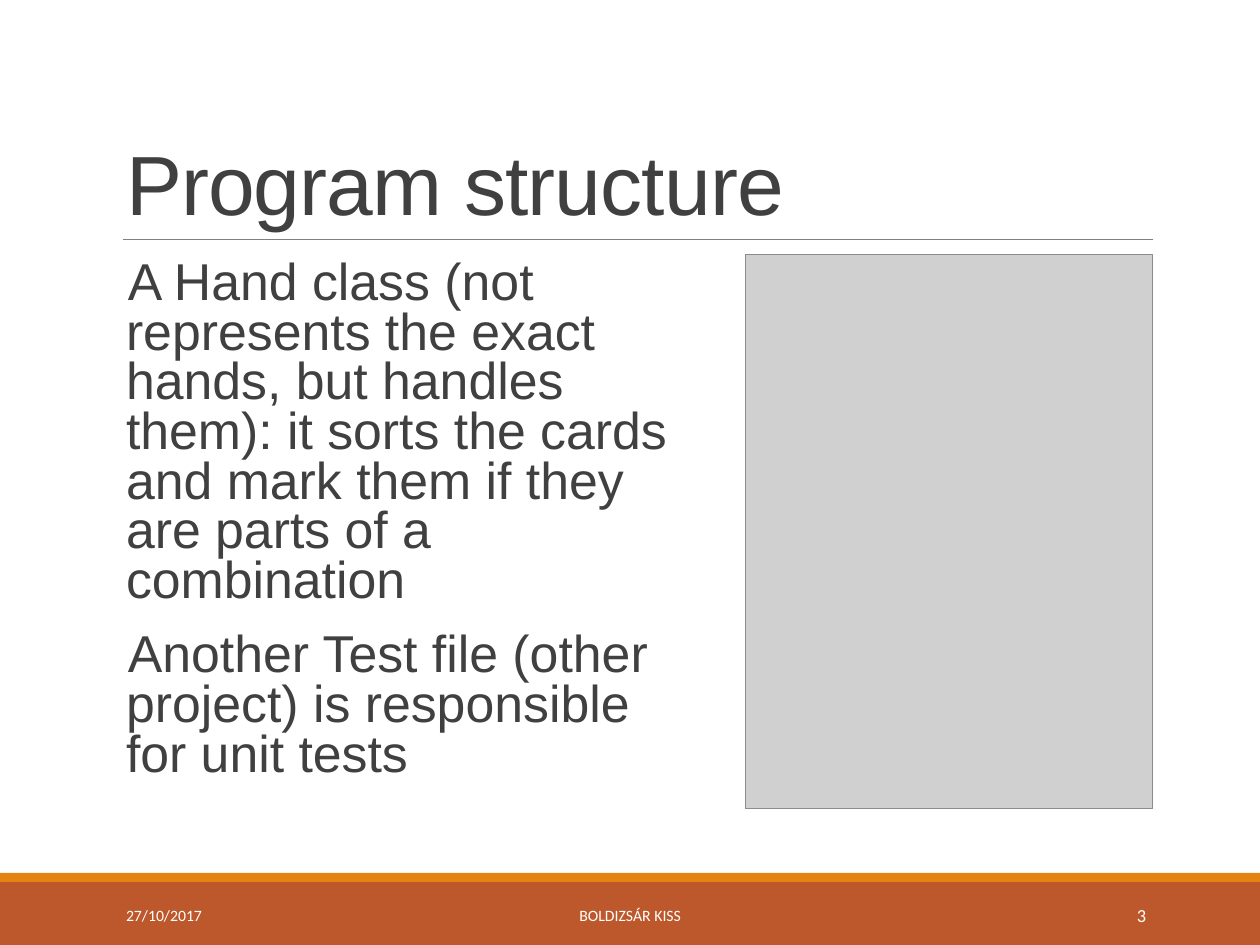
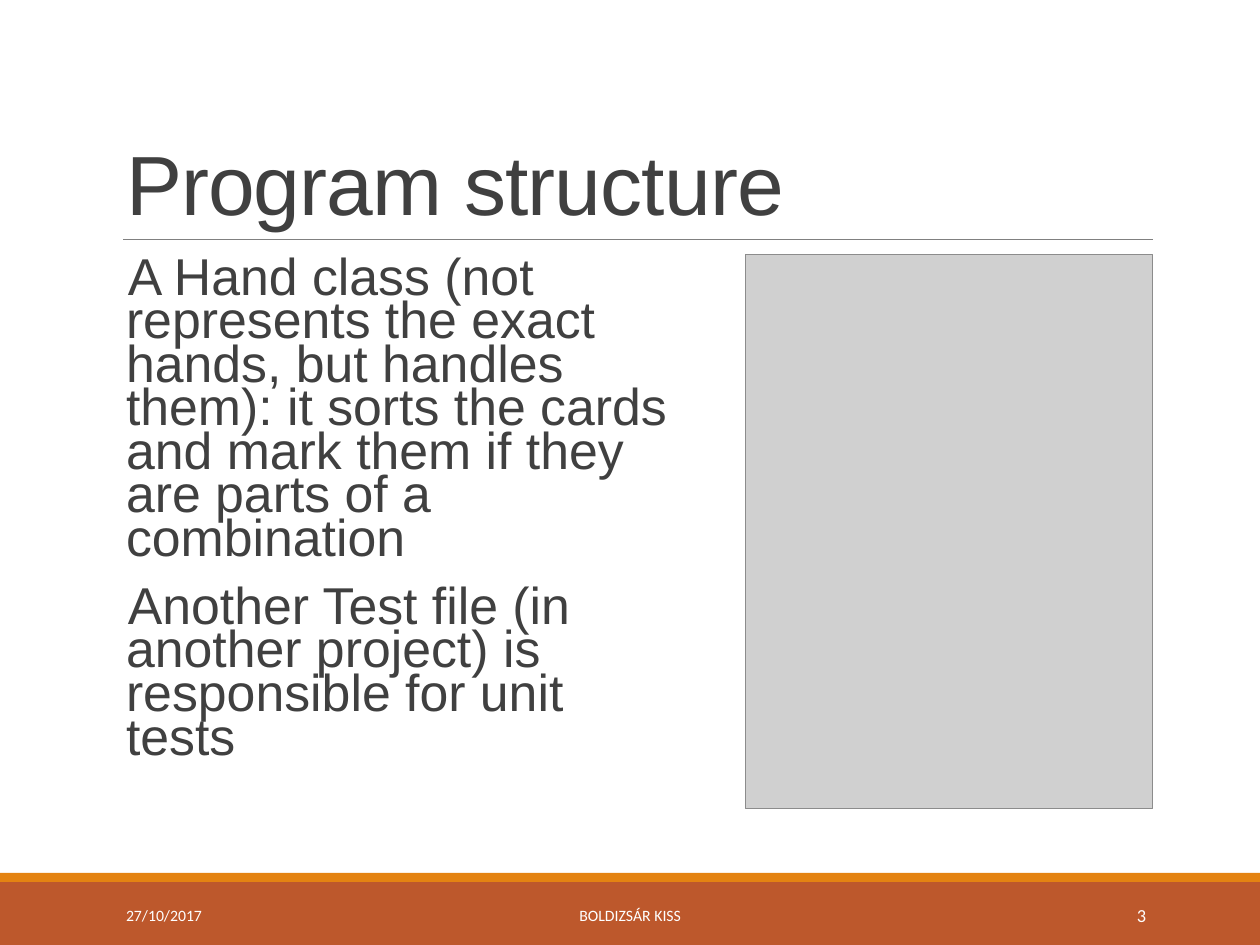
Before and after one commit to green-fox-academy/bpo106, a slide deck: slide 3 of week07/day04/demo/ppt-w07.pptx. Drawn at 1260x945 pixels with LibreOffice and Linux fonts; fonts in the diff are those of the drawing; grey boxes stand for pictures. Boxes give left, top, right and bottom in pixels: in the first picture for what was removed or moved away, otherwise in the second. Text is boxed around its words. In the diff, an @@ line names an element or a change of style, - is before the commit and + after.

```diff
--- a/week07/day04/demo/ppt-w07.pptx
+++ b/week07/day04/demo/ppt-w07.pptx
@@ text at [126, 257, 667, 557]: line spacing 0.8 to 0.7 @@
@@ text at [126, 586, 570, 756]: text changed @@
-  Another Test file (other project) is responsible for unit tests
+  Another Test file (in another project) is responsible for unit tests
```
Also in this commit, not shown: 1 other slide changed.
